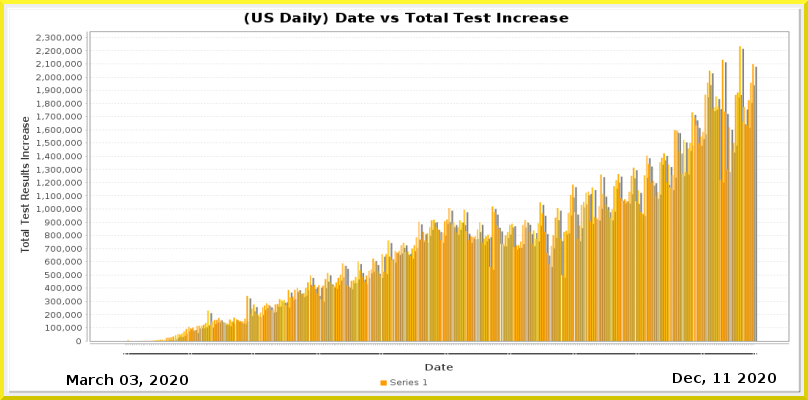
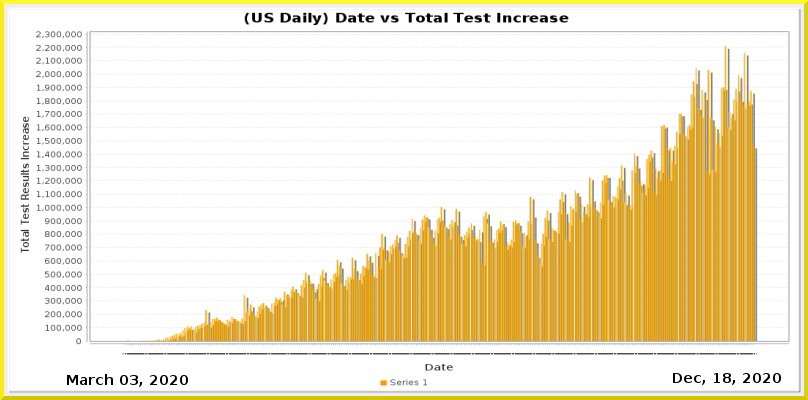
The second 808 x 400 image is a revision of the first. Changes to its layers:
painted on "Current Date" over [723, 373, 781, 385]
painted on "Date_vs_TestIncrease.png" over [36, 31, 788, 355]
